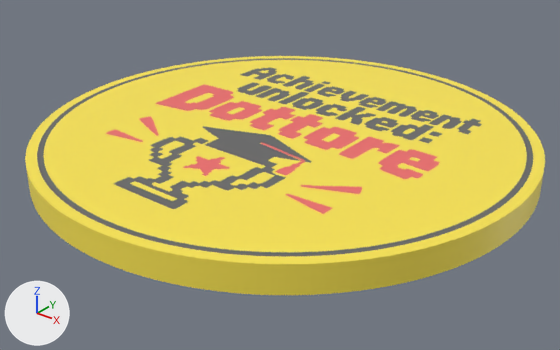
Before and after pictures for a commit that changed the glTF model public/products/sottobicchiere-achievement-dottore.glb.
Both versions are drawn from a 50 mm camera at (0.0672, -0.0851, 0.049) aimed at (0.0008, -0.0021, -0.0025). The lights are fixed; the arrows at lower left show +X, +Y and +Z. The older version comes first. Where no turn or scale is listed for an object, it has been applied to the vertices. Vertices at exactly the same position are counted once.

Names of what the first picture shows: 'coaster_accent', 'coaster_base', 'coaster_ink'.
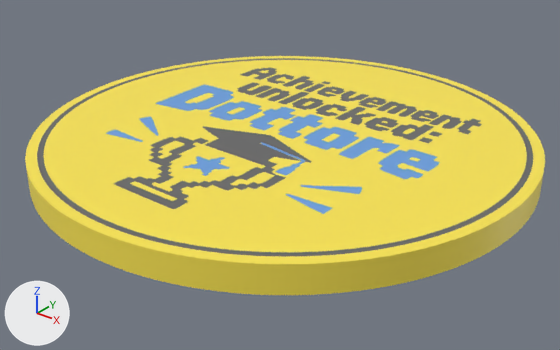
Changed parts and their boxes (x1, y1, x2, y2) in the pictures (560 x 350 px):
part 1 of me_coaster_accent, recoloured (red to blue)
    both: (106, 84, 440, 214)

The change, as a list of edits to the scene's bpy script:
```text
Change me_coaster_accent:
    where me_coaster_accent.from_pydata(...)  # 1364 vertices, 2692 faces; spans x -0.0239..0.024, y -0.019..0.0079, z 0.0034..0.004
    used by ob_coaster_accent; location = (0.0, 0.0, 0.0)
    me_coaster_accent part 1: 2692 faces centred in x -0.0239..0.024, y -0.019..0.0078, z 0.0034..0.004 are repainted in the vertex colours; the middle colour goes from red #ef6c6c to blue #699fdd
```
